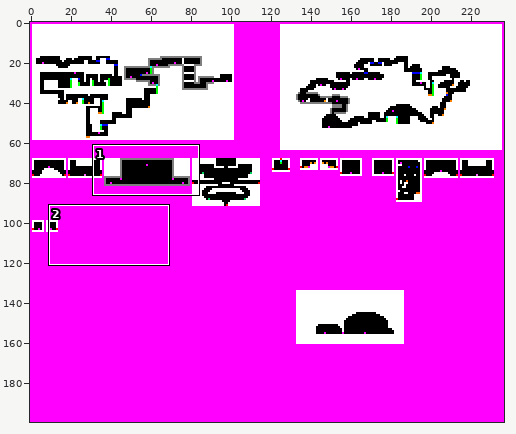
One commit to this pixel-art file: PixelEngine/res/level/rooms_special.aseprite. Above: a wide view before the commit, with the close-up outlined.
Close-up. Before the commit:
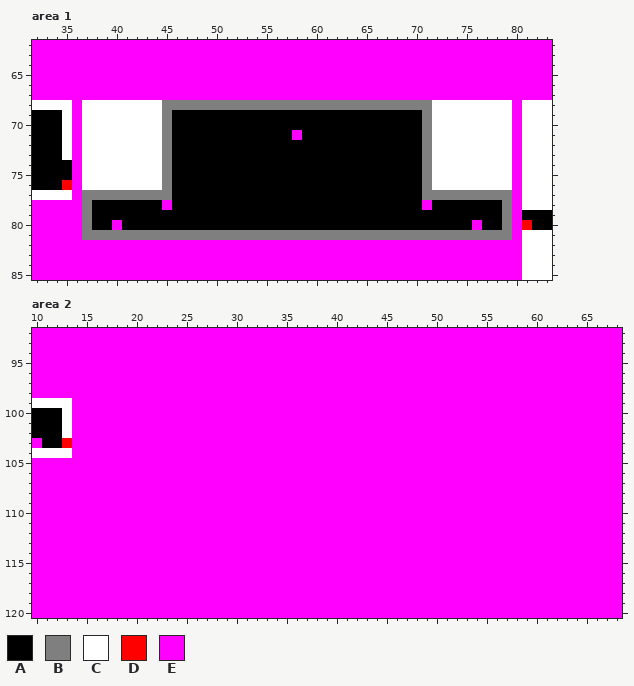
237x200 pixels, 1 frame. Colours within 5 levels of each other are drawn and written as one. Shown: area 1: x 32..83, y 62..85; area 2: x 10..68, y 92..120.
Visible layers, top first: "Layer", "Layer 1".
Palette (. is transparent): A #000000  B #7f7f7f  C #ffffff  D #ff0000  E #ff00ff
Pixels before, area 1, first column x 32:
62 EEEEEEEEEEEEEEEEEEEEEEEEEEEEEEEEEEEEEEEEEEEEEEEEEEEE
63 EEEEEEEEEEEEEEEEEEEEEEEEEEEEEEEEEEEEEEEEEEEEEEEEEEEE
64 EEEEEEEEEEEEEEEEEEEEEEEEEEEEEEEEEEEEEEEEEEEEEEEEEEEE
65 EEEEEEEEEEEEEEEEEEEEEEEEEEEEEEEEEEEEEEEEEEEEEEEEEEEE
66 EEEEEEEEEEEEEEEEEEEEEEEEEEEEEEEEEEEEEEEEEEEEEEEEEEEE
67 EEEEEEEEEEEEEEEEEEEEEEEEEEEEEEEEEEEEEEEEEEEEEEEEEEEE
68 CCCCECCCCCCCCBBBBBBBBBBBBBBBBBBBBBBBBBBBCCCCCCCCECCC
69 AAACECCCCCCCCBAAAAAAAAAAAAAAAAAAAAAAAAABCCCCCCCCECCC
70 AAACECCCCCCCCBAAAAAAAAAAAAAAAAAAAAAAAAABCCCCCCCCECCC
71 AAACECCCCCCCCBAAAAAAAAAAAAEAAAAAAAAAAAABCCCCCCCCECCC
72 AAACECCCCCCCCBAAAAAAAAAAAAAAAAAAAAAAAAABCCCCCCCCECCC
73 AAACECCCCCCCCBAAAAAAAAAAAAAAAAAAAAAAAAABCCCCCCCCECCC
74 AAAAECCCCCCCCBAAAAAAAAAAAAAAAAAAAAAAAAABCCCCCCCCECCC
75 AAAAECCCCCCCCBAAAAAAAAAAAAAAAAAAAAAAAAABCCCCCCCCECCC
76 AAADECCCCCCCCBAAAAAAAAAAAAAAAAAAAAAAAAABCCCCCCCCECCC
77 CCCCEBBBBBBBBBAAAAAAAAAAAAAAAAAAAAAAAAABBBBBBBBBECCC
78 EEEEEBAAAAAAAEAAAAAAAAAAAAAAAAAAAAAAAAAEAAAAAAABECCC
79 EEEEEBAAAAAAAAAAAAAAAAAAAAAAAAAAAAAAAAAAAAAAAAABEAAA
80 EEEEEBAAEAAAAAAAAAAAAAAAAAAAAAAAAAAAAAAAAAAAEAABEDAA
81 EEEEEBBBBBBBBBBBBBBBBBBBBBBBBBBBBBBBBBBBBBBBBBBBECCC
82 EEEEEEEEEEEEEEEEEEEEEEEEEEEEEEEEEEEEEEEEEEEEEEEEECCC
83 EEEEEEEEEEEEEEEEEEEEEEEEEEEEEEEEEEEEEEEEEEEEEEEEECCC
84 EEEEEEEEEEEEEEEEEEEEEEEEEEEEEEEEEEEEEEEEEEEEEEEEECCC
85 EEEEEEEEEEEEEEEEEEEEEEEEEEEEEEEEEEEEEEEEEEEEEEEEECCC
Pixels before, area 2, first column x 10:
 92 EEEEEEEEEEEEEEEEEEEEEEEEEEEEEEEEEEEEEEEEEEEEEEEEEEEEEEEEEEE
 93 EEEEEEEEEEEEEEEEEEEEEEEEEEEEEEEEEEEEEEEEEEEEEEEEEEEEEEEEEEE
 94 EEEEEEEEEEEEEEEEEEEEEEEEEEEEEEEEEEEEEEEEEEEEEEEEEEEEEEEEEEE
 95 EEEEEEEEEEEEEEEEEEEEEEEEEEEEEEEEEEEEEEEEEEEEEEEEEEEEEEEEEEE
 96 EEEEEEEEEEEEEEEEEEEEEEEEEEEEEEEEEEEEEEEEEEEEEEEEEEEEEEEEEEE
 97 EEEEEEEEEEEEEEEEEEEEEEEEEEEEEEEEEEEEEEEEEEEEEEEEEEEEEEEEEEE
 98 EEEEEEEEEEEEEEEEEEEEEEEEEEEEEEEEEEEEEEEEEEEEEEEEEEEEEEEEEEE
 99 CCCCEEEEEEEEEEEEEEEEEEEEEEEEEEEEEEEEEEEEEEEEEEEEEEEEEEEEEEE
100 AAACEEEEEEEEEEEEEEEEEEEEEEEEEEEEEEEEEEEEEEEEEEEEEEEEEEEEEEE
101 AAACEEEEEEEEEEEEEEEEEEEEEEEEEEEEEEEEEEEEEEEEEEEEEEEEEEEEEEE
102 AAACEEEEEEEEEEEEEEEEEEEEEEEEEEEEEEEEEEEEEEEEEEEEEEEEEEEEEEE
103 EAADEEEEEEEEEEEEEEEEEEEEEEEEEEEEEEEEEEEEEEEEEEEEEEEEEEEEEEE
104 CCCCEEEEEEEEEEEEEEEEEEEEEEEEEEEEEEEEEEEEEEEEEEEEEEEEEEEEEEE
105 EEEEEEEEEEEEEEEEEEEEEEEEEEEEEEEEEEEEEEEEEEEEEEEEEEEEEEEEEEE
106 EEEEEEEEEEEEEEEEEEEEEEEEEEEEEEEEEEEEEEEEEEEEEEEEEEEEEEEEEEE
107 EEEEEEEEEEEEEEEEEEEEEEEEEEEEEEEEEEEEEEEEEEEEEEEEEEEEEEEEEEE
108 EEEEEEEEEEEEEEEEEEEEEEEEEEEEEEEEEEEEEEEEEEEEEEEEEEEEEEEEEEE
109 EEEEEEEEEEEEEEEEEEEEEEEEEEEEEEEEEEEEEEEEEEEEEEEEEEEEEEEEEEE
110 EEEEEEEEEEEEEEEEEEEEEEEEEEEEEEEEEEEEEEEEEEEEEEEEEEEEEEEEEEE
111 EEEEEEEEEEEEEEEEEEEEEEEEEEEEEEEEEEEEEEEEEEEEEEEEEEEEEEEEEEE
112 EEEEEEEEEEEEEEEEEEEEEEEEEEEEEEEEEEEEEEEEEEEEEEEEEEEEEEEEEEE
113 EEEEEEEEEEEEEEEEEEEEEEEEEEEEEEEEEEEEEEEEEEEEEEEEEEEEEEEEEEE
114 EEEEEEEEEEEEEEEEEEEEEEEEEEEEEEEEEEEEEEEEEEEEEEEEEEEEEEEEEEE
115 EEEEEEEEEEEEEEEEEEEEEEEEEEEEEEEEEEEEEEEEEEEEEEEEEEEEEEEEEEE
116 EEEEEEEEEEEEEEEEEEEEEEEEEEEEEEEEEEEEEEEEEEEEEEEEEEEEEEEEEEE
117 EEEEEEEEEEEEEEEEEEEEEEEEEEEEEEEEEEEEEEEEEEEEEEEEEEEEEEEEEEE
118 EEEEEEEEEEEEEEEEEEEEEEEEEEEEEEEEEEEEEEEEEEEEEEEEEEEEEEEEEEE
119 EEEEEEEEEEEEEEEEEEEEEEEEEEEEEEEEEEEEEEEEEEEEEEEEEEEEEEEEEEE
120 EEEEEEEEEEEEEEEEEEEEEEEEEEEEEEEEEEEEEEEEEEEEEEEEEEEEEEEEEEE
Now the later version:
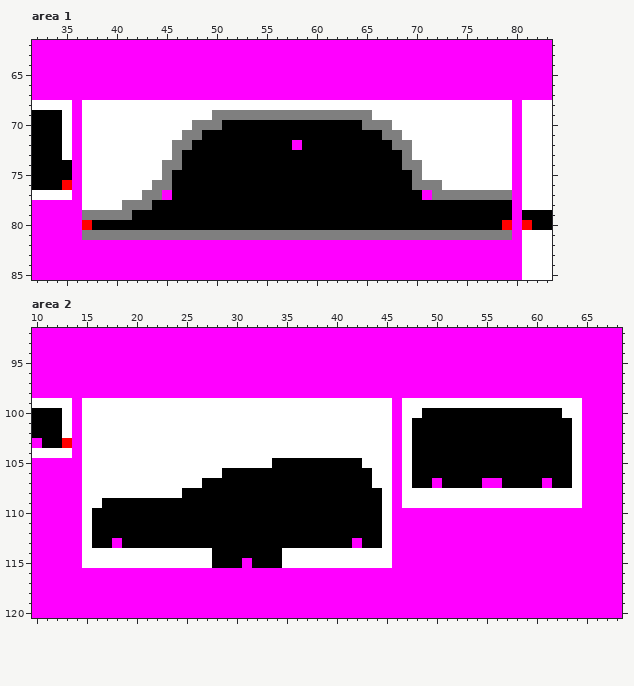
The exact change:
Area 1, layer "Layer":
y 68: x 45..71 BBBBBBBBBBBBBBBBBBBBBBBBBBB -> CCCCCCCCCCCCCCCCCCCCCCCCCCC
y 69: x 45..71 BAAAAAAAAAAAAAAAAAAAAAAAAAB -> CCCCCBBBBBBBBBBBBBBBBCCCCCC
y 70: x 45..50 BAAAAA -> CCCBBB; x 65..71 AAAAAAB -> BBBCCCC
y 71: x 45..48 BAAA -> CCBB; x 58 E -> A; x 67..71 AAAAB -> BBCCC
y 72: x 45..47 BAA -> CBB; x 58 A -> E; x 68..71 AAAB -> BBCC
y 73: x 45..46 BA -> CB; x 69..71 AAB -> BCC
y 74: x 46 A -> B; x 69..71 AAB -> BBC
y 75: x 70..71 AB -> BC
y 76: x 44 C -> B; x 70 A -> B; x 72 C -> B
y 77: x 37..42 BBBBBB -> CCCCCC; x 45 B -> E; x 71 B -> E
y 78: x 37..43 BAAAAAA -> CCCCBBB; x 45 E -> A; x 71 E -> A; x 79 B -> A
y 79: x 38..41 AAAA -> BBBB; x 79 B -> A
y 80: x 37 B -> D; x 40 E -> A; x 76 E -> A; x 79 B -> D
Area 2, layer "Layer":
y 99: x 15..45 EEEEEEEEEEEEEEEEEEEEEEEEEEEEEEE -> CCCCCCCCCCCCCCCCCCCCCCCCCCCCCCC; x 47..64 EEEEEEEEEEEEEEEEEE -> CCCCCCCCCCCCCCCCCC
y 100: x 15..45 EEEEEEEEEEEEEEEEEEEEEEEEEEEEEEE -> CCCCCCCCCCCCCCCCCCCCCCCCCCCCCCC; x 47..64 EEEEEEEEEEEEEEEEEE -> CCAAAAAAAAAAAAAACC
y 101..104: x 15..45 EEEEEEEEEEEEEEEEEEEEEEEEEEEEEEE -> CCCCCCCCCCCCCCCCCCCCCCCCCCCCCCC; x 47..64 EEEEEEEEEEEEEEEEEE -> CAAAAAAAAAAAAAAAAC
y 105: x 15..45 EEEEEEEEEEEEEEEEEEEEEEEEEEEEEEE -> CCCCCCCCCCCCCCCCCCCAAAAAAAAACCC; x 47..64 EEEEEEEEEEEEEEEEEE -> CAAAAAAAAAAAAAAAAC
y 106: x 15..45 EEEEEEEEEEEEEEEEEEEEEEEEEEEEEEE -> CCCCCCCCCCCCCCAAAAAAAAAAAAAAACC; x 47..64 EEEEEEEEEEEEEEEEEE -> CAAAAAAAAAAAAAAAAC
y 107: x 15..45 EEEEEEEEEEEEEEEEEEEEEEEEEEEEEEE -> CCCCCCCCCCCCAAAAAAAAAAAAAAAAACC; x 47..49 EEE -> CAA; x 51..54 EEEE -> AAAA; x 57..60 EEEE -> AAAA; x 62..64 EEE -> AAC
y 108: x 15..45 EEEEEEEEEEEEEEEEEEEEEEEEEEEEEEE -> CCCCCCCCCCAAAAAAAAAAAAAAAAAAAAC; x 47..64 EEEEEEEEEEEEEEEEEE -> CCCCCCCCCCCCCCCCCC
y 109: x 15..45 EEEEEEEEEEEEEEEEEEEEEEEEEEEEEEE -> CCAAAAAAAAAAAAAAAAAAAAAAAAAAAAC; x 47..64 EEEEEEEEEEEEEEEEEE -> CCCCCCCCCCCCCCCCCC
y 110..112: x 15..45 EEEEEEEEEEEEEEEEEEEEEEEEEEEEEEE -> CAAAAAAAAAAAAAAAAAAAAAAAAAAAAAC
y 113: x 15..17 EEE -> CAA; x 19..41 EEEEEEEEEEEEEEEEEEEEEEE -> AAAAAAAAAAAAAAAAAAAAAAA; x 43..45 EEE -> AAC
y 114: x 15..45 EEEEEEEEEEEEEEEEEEEEEEEEEEEEEEE -> CCCCCCCCCCCCCAAAAAAACCCCCCCCCCC
y 115: x 15..30 EEEEEEEEEEEEEEEE -> CCCCCCCCCCCCCAAA; x 32..45 EEEEEEEEEEEEEE -> AAACCCCCCCCCCC
